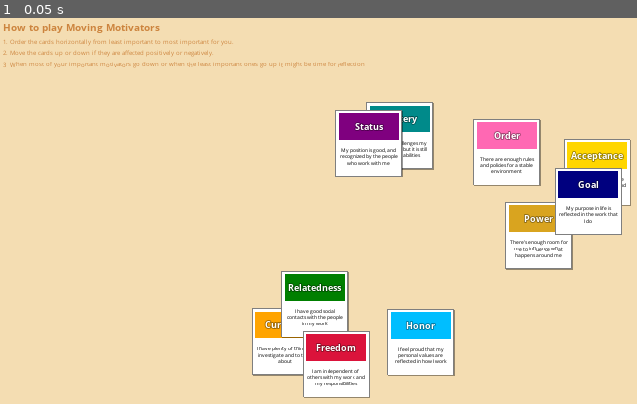
Above: before the commit, frame 1.
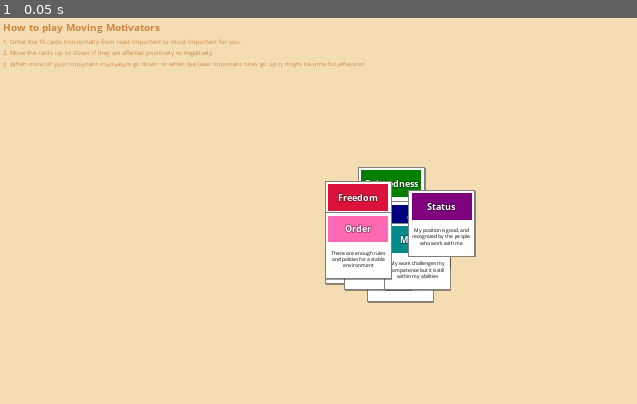
Above: after the commit, the same moment.

Repository: gediminasz/moving-motivators
Game: Godot game, scene res://Root.tscn
Same seed, same stepped clock (60 frames per second), same inputs: the game is played once before the commit and once after it.
Inputs:
- Up to frame 1 (0.05 s): no input

The runs differ from the first frame. In frame 1, 22% of the frame differs, in the area x 6-100%, y 5-99%.

Commit message:
Start game with all cards stacked together

Diff:
--- a/Root.gd
+++ b/Root.gd
@@ -71,7 +71,10 @@
         stylebox.bg_color = Color(properties["color"])
         card.get_node("Title").add_stylebox_override("normal", stylebox)
         card.get_node("Description").text = properties["description"]
-        card.position = $Center.position + Vector2(rng.randi_range(-480, 480), rng.randi_range(-300, 300))
+
+        var x = clamp(rng.randfn() * 75, -100, +100)
+        var y = clamp(rng.randfn() * 50, -100, +100)
+        card.position = $Center.position + Vector2(x, y)
         card.add_to_group("cards")
         add_child(card)
 
--- a/Root.tscn
+++ b/Root.tscn
@@ -44,7 +44,7 @@
 custom_fonts/font = SubResource( 2 )
 custom_colors/font_color = Color( 0.803922, 0.521569, 0.247059, 1 )
 custom_constants/line_spacing = 6
-text = "1. Order the cards horizontally from least important to most important for you.
+text = "1. Order the 10 cards horizontally from least important to most important for you.
 2. Move the cards up or down if they are affected positively or negatively.
 3. When most of your important motivators go down or when the least important ones go up it might be time for reflection."
 autowrap = true
